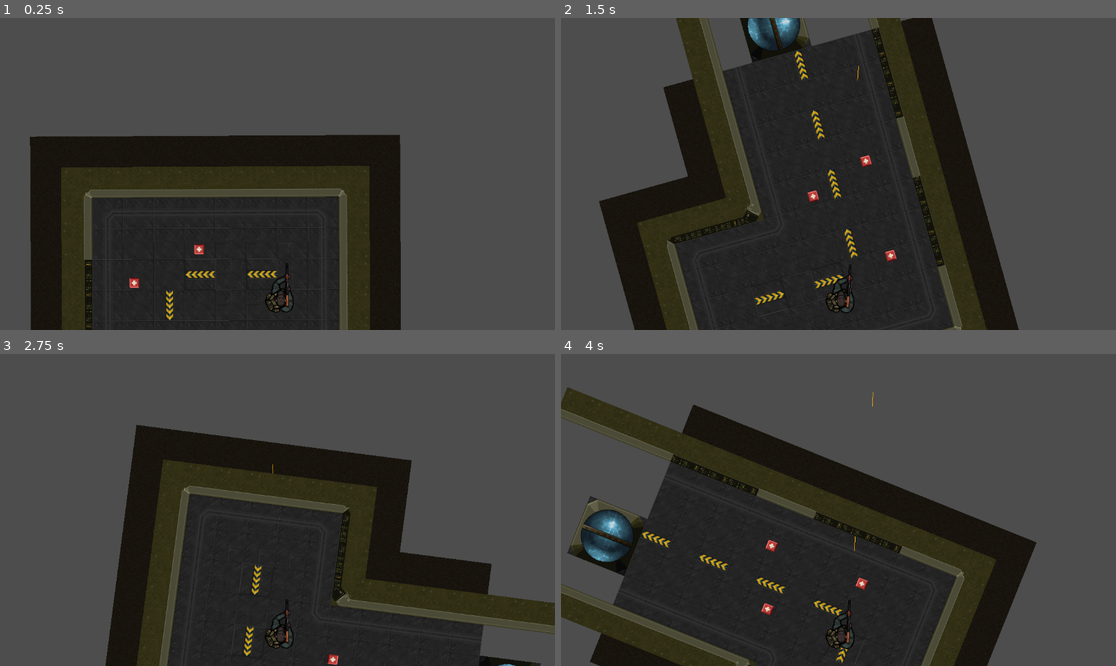
Above: before the commit, frames 1-4 (two rows, left to right).
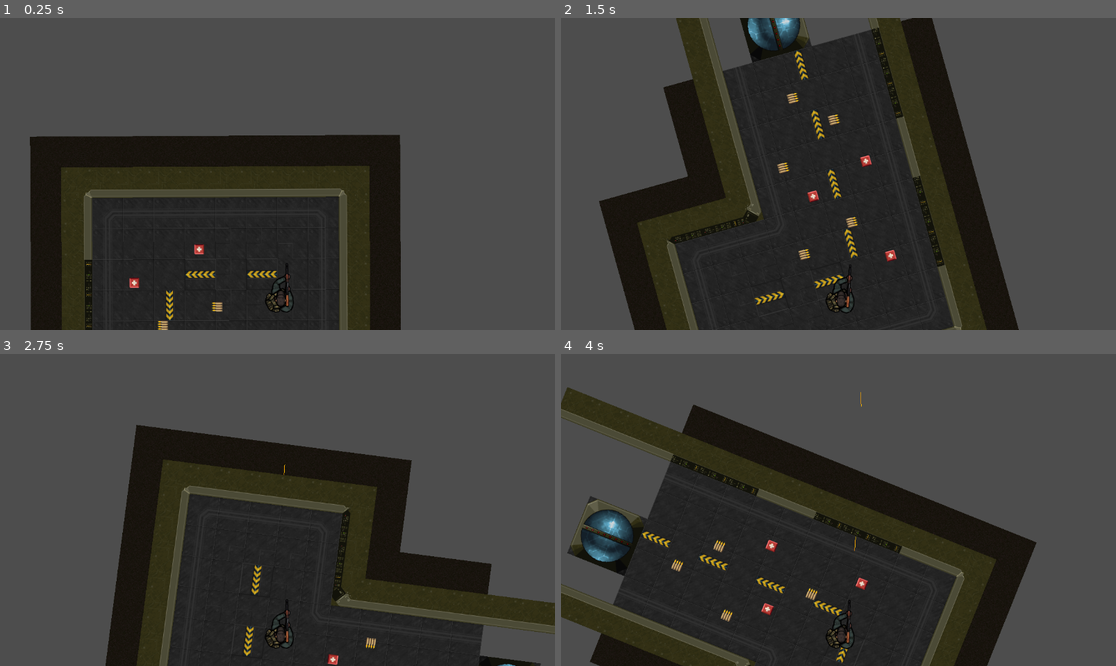
Above: after the commit, the same moments.

Repository: RQZhao01/COMP277game
Game: Godot game, scene res://Scenes/level_1.tscn
Two runs of this game, one before a commit and one after it. Both use one fixed random seed, a clock stepped at 60 frames per second and the inputs below.
Inputs (mouse positions are in pixels of both pictures, inside the frame that each line leads up to):
- Up to frame 1 (0.25 s): no input
- Up to frame 2 (1.5 s): tap Enter at 0.5 s; move the mouse to (960, 158) at 0.52 s; press the mouse at (960, 158) at 0.53 s; hold D (move_right) 0.53-1.28 s; move the mouse to (727, 189) at 1.27 s; release the mouse at (727, 189) at 1.28 s; hold S (move_down) from 1.28 s (still down); click (727, 189) at 1.35 s
- Up to frame 3 (2.75 s): move the mouse to (333, 441) at 2.02 s; release S (move_down) at 2.03 s; press the mouse at (333, 441) at 2.03 s; hold D (move_right) from 2.03 s (still down)
- Up to frame 4 (4 s): move the mouse to (810, 572) at 2.77 s; release D (move_right) at 2.78 s; release the mouse at (810, 572) at 2.78 s; hold W (move_up) 2.78-3.53 s; click (810, 572) at 2.85 s; move the mouse to (1005, 556) at 3.52 s; press the mouse at (1005, 556) at 3.53 s; hold A (move_left) from 3.53 s (still down)

The runs differ from the first frame. In frame 1, 0.1% of the frame differs, in the area x 28-41%, y 91-100%; in frame 2, 0.3%, in the area x 38-54%, y 15-78%; in frame 3, less than 0.1%; in frame 4, 0.2%.

Commit message:
Add ammo pickup and modified shoot

Diff:
--- /dev/null
+++ b/Scenes/AmmoPickup.tscn
@@ -0,0 +1,34 @@
+[gd_scene load_steps=4 format=3 uid="uid://bp46p2m5mdxki"]
+
+[ext_resource type="Texture2D" uid="uid://cudhjanotiko5" path="res://Assets/PickUp/ammo-rifle 32px.png" id="1_ahl74"]
+
+[sub_resource type="GDScript" id="GDScript_ypmjp"]
+resource_name = "AmmoPickup"
+script/source = "extends Area2D
+
+func _on_body_entered(body):
+	if body is Survivor:  # Check if the body is the Survivor node
+		if body.ammo_count < body.MAX_AMMO:
+		#pick up
+			#print(\"Survivor collided with the pickup!\")
+			body.add_ammo()
+			queue_free()  # Remove the picked thing
+		else:
+			print(\"max reached\")
+
+"
+
+[sub_resource type="RectangleShape2D" id="RectangleShape2D_plijo"]
+size = Vector2(27, 27)
+
+[node name="AmmoPickup" type="Area2D"]
+script = SubResource("GDScript_ypmjp")
+
+[node name="CollisionShape2D" type="CollisionShape2D" parent="."]
+position = Vector2(-0.5, -0.5)
+shape = SubResource("RectangleShape2D_plijo")
+
+[node name="Sprite2D" type="Sprite2D" parent="."]
+texture = ExtResource("1_ahl74")
+
+[connection signal="body_entered" from="." to="." method="_on_body_entered"]
--- a/Scenes/level_1.tscn
+++ b/Scenes/level_1.tscn
@@ -1,8 +1,9 @@
-[gd_scene load_steps=6 format=4 uid="uid://chdswq1eygxst"]
+[gd_scene load_steps=7 format=4 uid="uid://chdswq1eygxst"]
 
 [ext_resource type="Texture2D" uid="uid://bo4j2fdjupc6b" path="res://Assets/Tilemap/space-blks-1.034.png" id="1_54u4b"]
 [ext_resource type="PackedScene" uid="uid://c7ygnibm5wyfu" path="res://Scenes/survivor.tscn" id="2_u0nfx"]
 [ext_resource type="PackedScene" uid="uid://ctyparo8gfa03" path="res://Scenes/Pickup.tscn" id="3_tx664"]
+[ext_resource type="PackedScene" uid="uid://bp46p2m5mdxki" path="res://Scenes/AmmoPickup.tscn" id="4_qxyf6"]
 
 [sub_resource type="TileSetAtlasSource" id="TileSetAtlasSource_qg7tv"]
 texture = ExtResource("1_54u4b")
@@ -273,3 +274,20 @@
 
 [node name="Pickup4" parent="Node2D" instance=ExtResource("3_tx664")]
 position = Vector2(-188, -300)
+
+[node name="Node2D2" type="Node2D" parent="."]
+
+[node name="AmmoPickup" parent="Node2D2" instance=ExtResource("4_qxyf6")]
+position = Vector2(-35, -126)
+
+[node name="AmmoPickup2" parent="Node2D2" instance=ExtResource("4_qxyf6")]
+position = Vector2(-220, -132)
+
+[node name="AmmoPickup3" parent="Node2D2" instance=ExtResource("4_qxyf6")]
+position = Vector2(-288, -260)
+
+[node name="AmmoPickup4" parent="Node2D2" instance=ExtResource("4_qxyf6")]
+position = Vector2(-73, -239)
+
+[node name="AmmoPickup5" parent="Node2D2" instance=ExtResource("4_qxyf6")]
+position = Vector2(-354, -190)
--- a/Scripts/survivor.gd
+++ b/Scripts/survivor.gd
@@ -7,6 +7,8 @@
 var x
 var medkit_count: int = 0
 const MAX_MEDKITS: int = 3
+var ammo_count: int = 0
+const MAX_AMMO: int = 120
 var delay: int = 0
 
 var player_speed
@@ -88,6 +90,17 @@
 	else:
 		print("no medkit left")
 
+
+# Function to add ammo
+func add_ammo():
+	if ammo_count < MAX_AMMO:
+		ammo_count += 30
+		ammo_count = min(ammo_count, MAX_AMMO)  # Ensure ammo doesn't exceed MAX_AMMO
+		print("Picked up 30 ammo, current ammo count:", ammo_count)
+	else:
+		pass
+
+
 func _ready() -> void:
 	previous_position = Vector2(0,-1)
 	$AnimatedSprite2D.play("rifle_idle")
@@ -95,12 +108,18 @@
 	$MuzzleFlash/AnimatedSprite2D.visible = false
 
 func shoot():
-	$MuzzleFlash/AnimatedSprite2D.visible = true
-	$MuzzleFlash/AnimatedSprite2D.play()
-	var scene = load("res://Scenes/GunShootSound.tscn")
-	var sound = scene.instantiate()
-	add_child(sound)
-	rifle_shoot()
+	if ammo_count > 0:
+		ammo_count -= 1
+		print("ammo remain: ", ammo_count)
+		$MuzzleFlash/AnimatedSprite2D.visible = true
+		$MuzzleFlash/AnimatedSprite2D.play()
+		var scene = load("res://Scenes/GunShootSound.tscn")
+		var sound = scene.instantiate()
+		add_child(sound)
+		rifle_shoot()
+
+	else:
+		print("out of ammo")
 
 func _on_animated_sprite_2d_animation_finished() -> void:
 	reloading = false
